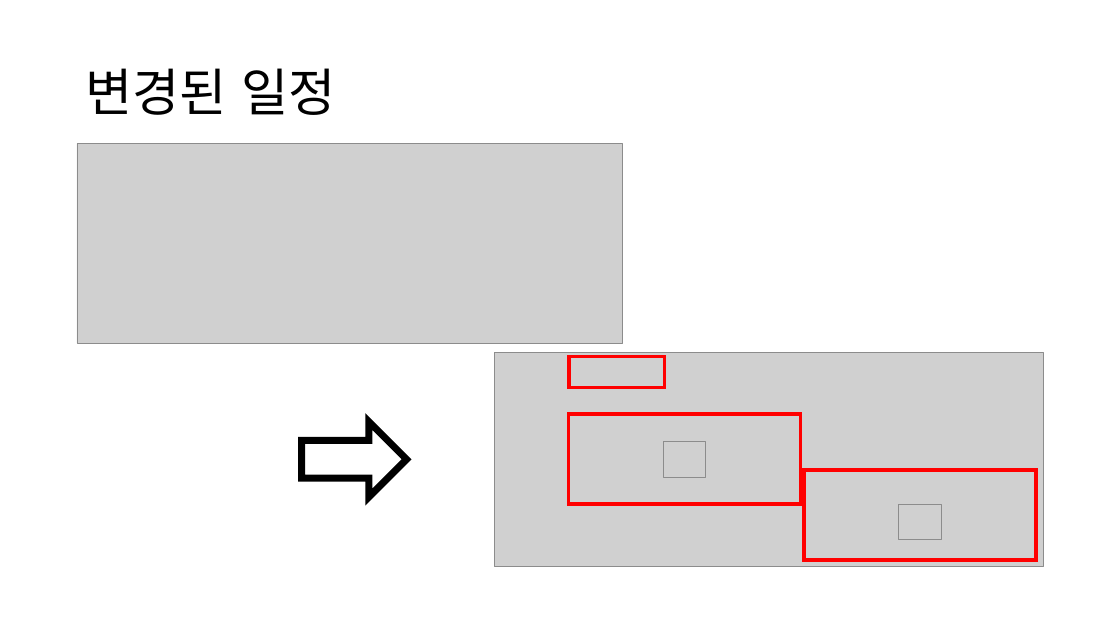
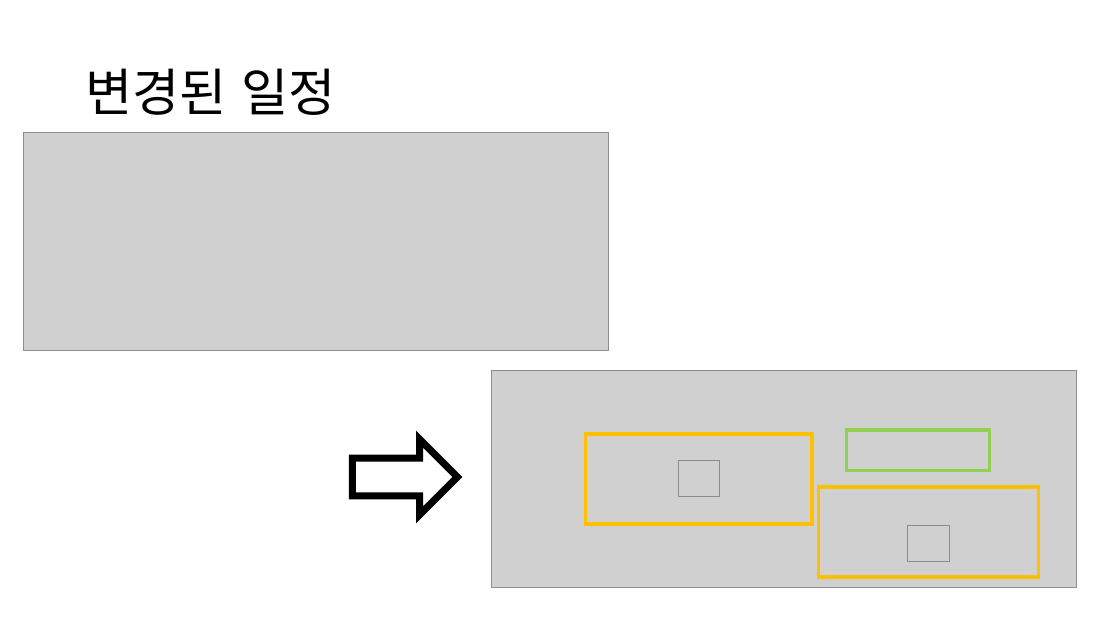
Before and after one commit to Jirung-E/Rugby, a slide deck: slide 3 of 발표자료/2차발표.pptx. Drawn at 1120x630 pixels with LibreOffice and Linux fonts; fonts in the diff are those of the drawing; grey boxes stand for pictures. Boxes give left, top, right and bottom in pixels: in the first picture for what was removed or moved away, otherwise in the second. Text is boxed around its words. In the diff, an @@ line names an element or a change of style, - is before the commit and + after.

```diff
--- a/발표자료/2차발표.pptx
+++ b/발표자료/2차발표.pptx
@@ picture resized from (x1=77, y1=144, x2=623, y2=344) to (x1=24, y1=133, x2=608, y2=350) @@
@@ rectangle removed at (x1=569, y1=356, x2=665, y2=387) @@
@@ picture resized from (x1=494, y1=353, x2=1043, y2=567) to (x1=492, y1=371, x2=1076, y2=588) @@
@@ right arrow moved from (x1=302, y1=422, x2=407, y2=497) to (x1=353, y1=439, x2=458, y2=515) @@
@@ rectangle at (x1=586, y1=434, x2=812, y2=524): outline #FF0000 3 pt to #FFC000 3 pt @@
@@ rectangle resized from (x1=569, y1=414, x2=801, y2=504) to (x1=586, y1=434, x2=812, y2=524) @@
@@ picture removed at (x1=664, y1=441, x2=705, y2=477) @@
@@ rectangle added at (x1=847, y1=430, x2=990, y2=471), outline #92D050 3 pt @@
@@ picture added at (x1=678, y1=461, x2=719, y2=497) @@
@@ rectangle resized from (x1=804, y1=470, x2=1036, y2=560) to (x1=819, y1=487, x2=1039, y2=577) @@
@@ rectangle at (x1=819, y1=487, x2=1039, y2=577): outline #FF0000 3 pt to #FFC000 3 pt @@
@@ picture removed at (x1=899, y1=504, x2=942, y2=539) @@
@@ picture added at (x1=907, y1=525, x2=950, y2=561) @@
```
Also in this commit, not shown: 1 other slide changed, 1 other file.
